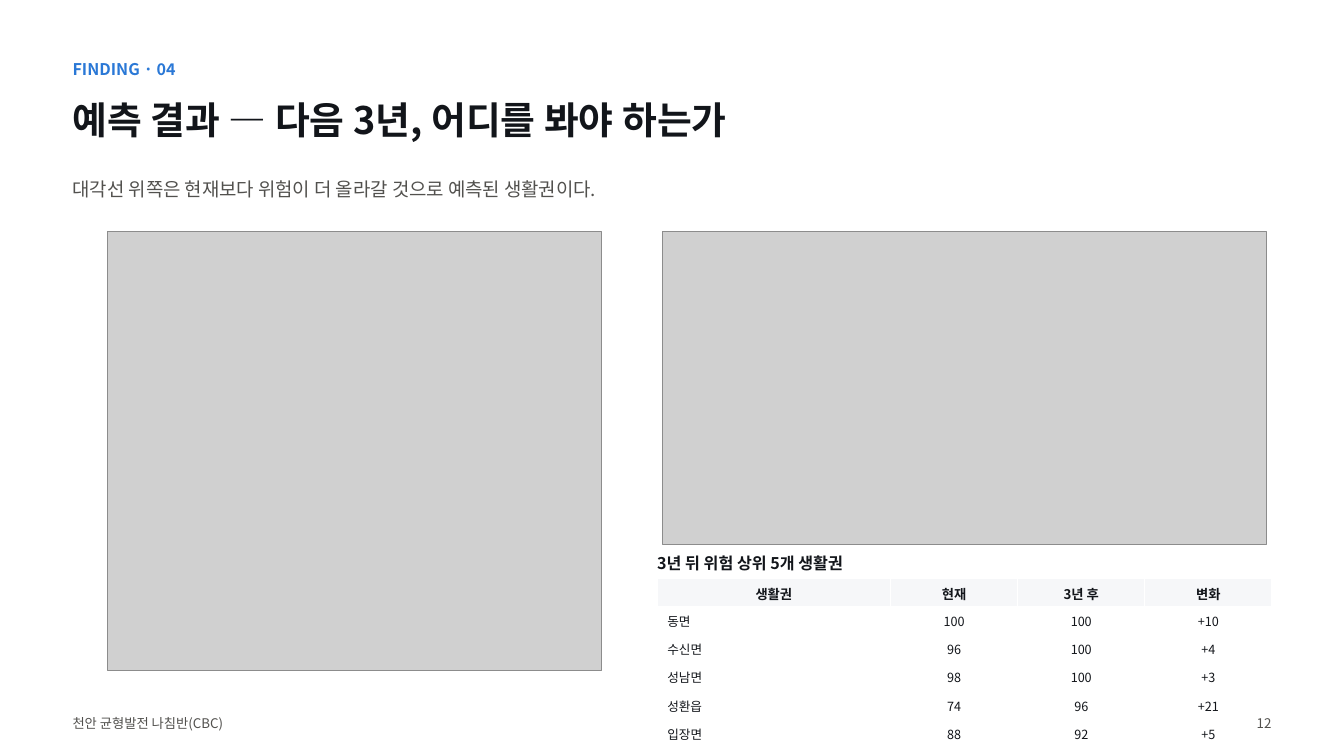
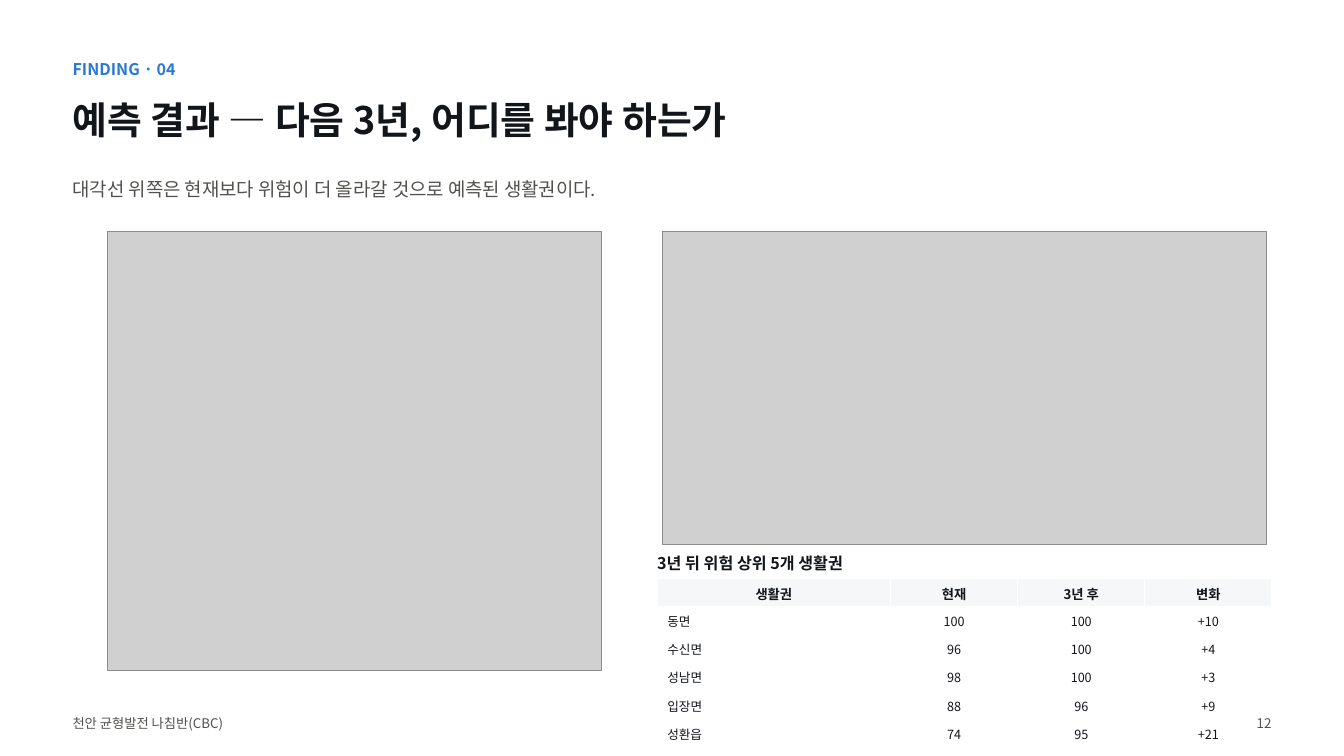
Before and after one commit to BioCode67/2026-AI-, a slide deck: slide 13 of deliverables/기획서_천안균형발전나침반_CBC.pptx. Drawn at 1344x756 pixels with LibreOffice and Linux fonts; fonts in the diff are those of the drawing; grey boxes stand for pictures. Boxes give left, top, right and bottom in pixels: in the first picture for what was removed or moved away, otherwise in the second. Text is boxed around its words. In the diff, an @@ line names an element or a change of style, - is before the commit and + after.

```diff
--- a/deliverables/기획서_천안균형발전나침반_CBC.pptx
+++ b/deliverables/기획서_천안균형발전나침반_CBC.pptx
@@ table at box(657, 579, 1271, 748) @@
-row 5: 성환읍 | 74 | 96 | +21
+row 5: 입장면 | 88 | 96 | +9
-row 6: 입장면 | 88 | 92 | +5
+row 6: 성환읍 | 74 | 95 | +21
```
Also in this commit, not shown: 15 other slides changed, 1 slide added, 2 slides removed, 18 other files.
